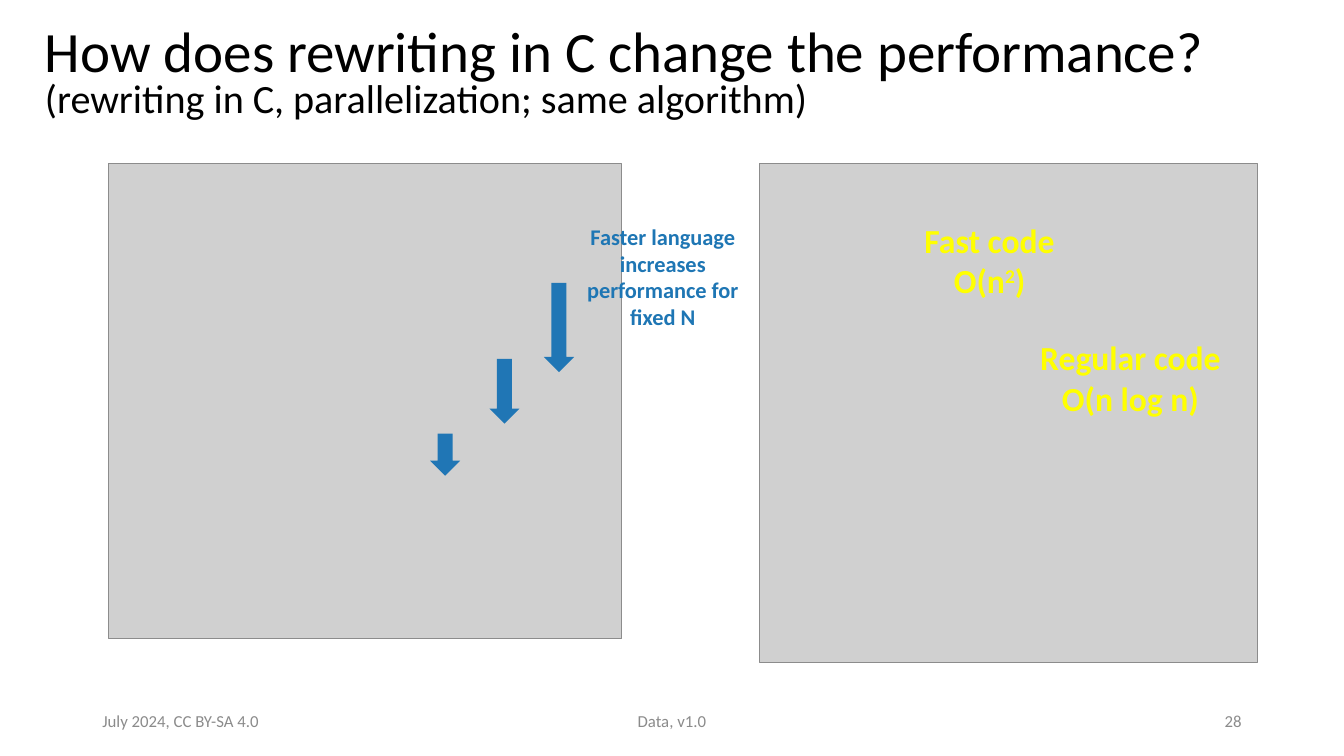
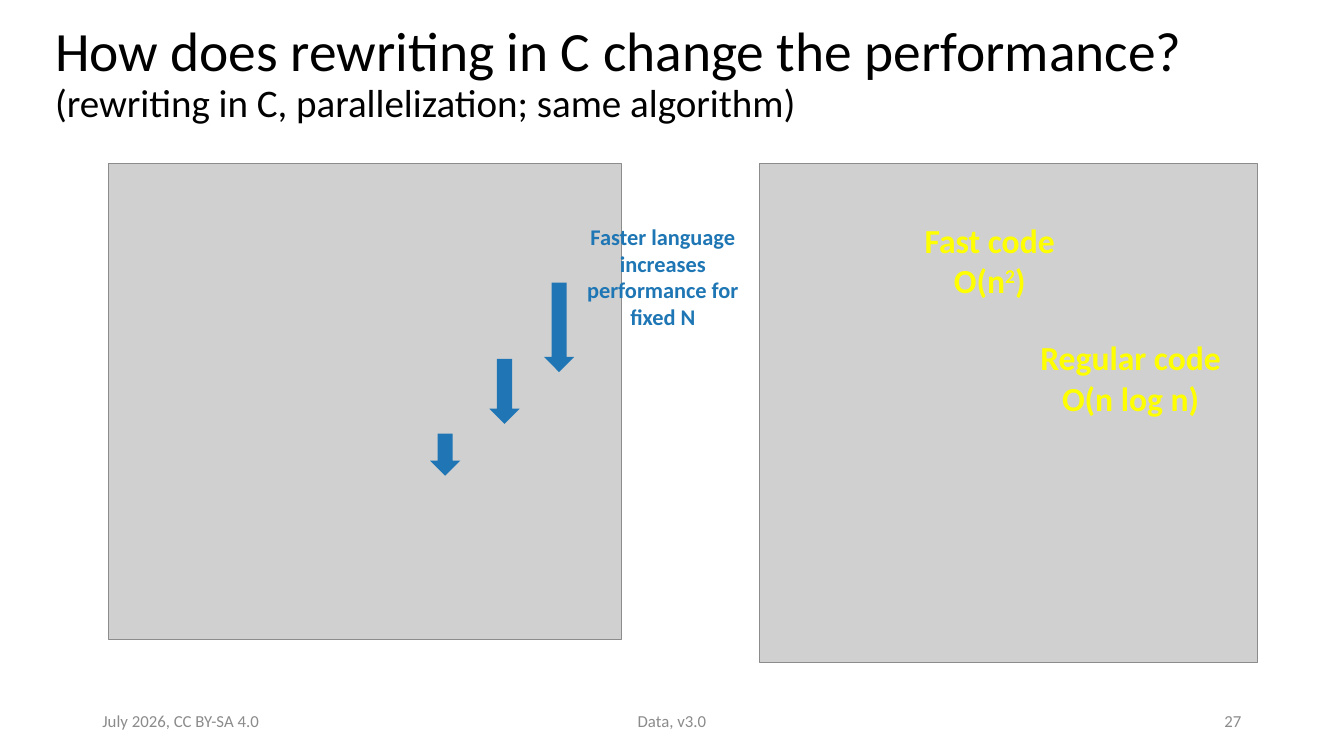
Before and after one commit to ASPP/data_class, a slide deck: slide 27 of data.pptx (slide 28 before the commit). Drawn at 1344x756 pixels with LibreOffice and Linux fonts; fonts in the diff are those of the drawing; grey boxes stand for pictures. Boxes give left, top, right and bottom in pixels: in the first picture for what was removed or moved away, otherwise in the second. Text is boxed around its words. In the diff, an @@ line names an element or a change of style, - is before the commit and + after.

Commit message:
One pass through the data slides

```diff
--- a/data.pptx
+++ b/data.pptx
@@ title "How does rewriting in C ..." at box(55, 32, 1182, 124): size 40.7 to 39.6 pt in "How does rewriting in C change the ..."; size 28.7 to 27.9 pt in "(rewriting in C, parallelization; same algorithm)"; line spacing 0.8 to 0.9 @@
@@ text at box(102, 715, 259, 730): text changed; text colour #8B8B8B to #8C8C8C @@
-July 2024, CC BY-SA 4.0
+July 2026, CC BY-SA 4.0
@@ text at box(638, 716, 706, 729): text changed; text colour #8B8B8B to #8C8C8C @@
-Data, v1.0
+Data, v3.0
@@ page number at box(1224, 716, 1241, 727): text changed; text colour #8B8B8B to #8C8C8C @@
-28
+27
```
Also in this commit, not shown: 30 other slides changed, 1 slide added, 2 slides removed.
